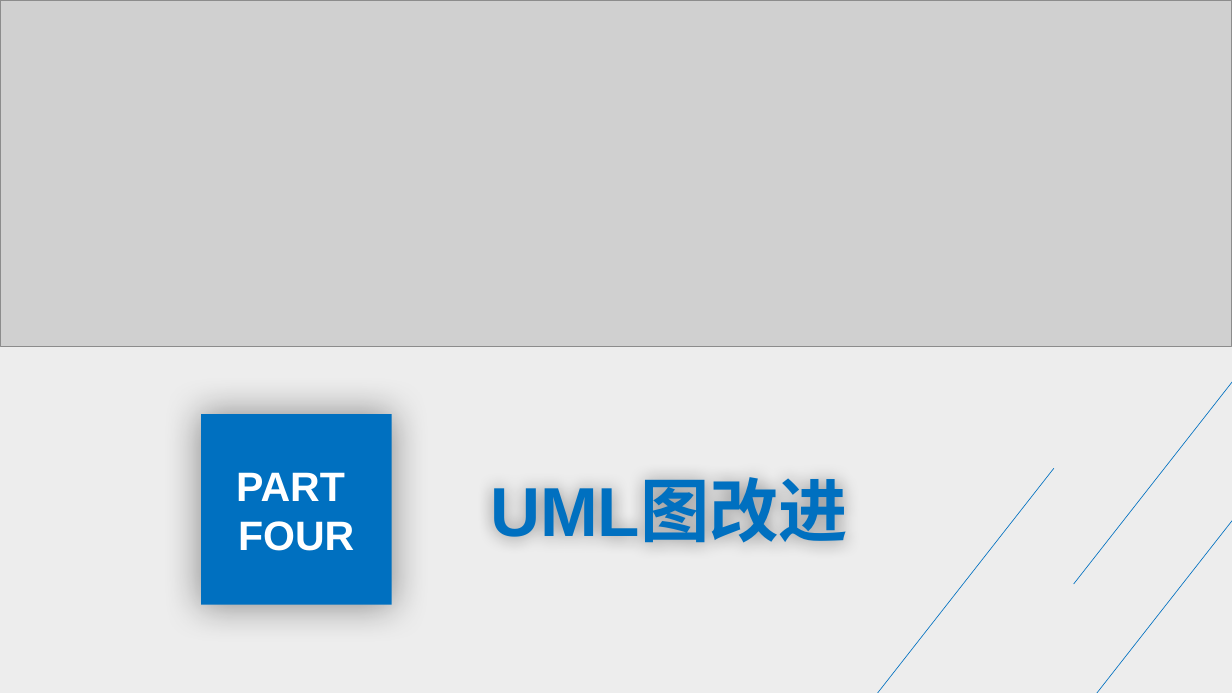
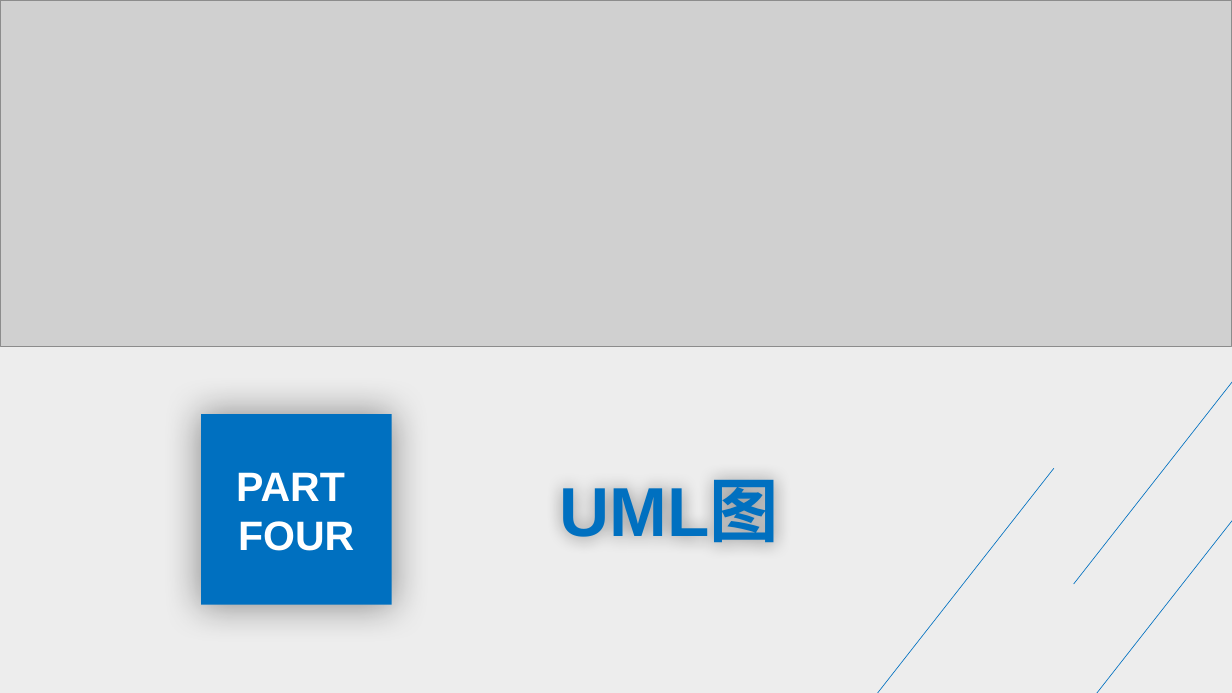
Before and after one commit to group21-sudo/practice_project, a slide deck: slide 17 of 座位检测预约系统_系统设计和数据库设计答辩.pptx (slide 15 before the commit). Drawn at 1232x693 pixels with LibreOffice and Linux fonts; fonts in the diff are those of the drawing; grey boxes stand for pictures. Boxes give left, top, right and bottom in pixels: in the first picture for what was removed or moved away, otherwise in the second. Text is boxed around its words. In the diff, an @@ line names an element or a change of style, - is before the commit and + after.

```diff
--- a/座位检测预约系统_系统设计和数据库设计答辩.pptx
+++ b/座位检测预约系统_系统设计和数据库设计答辩.pptx
@@ text at (x1=559, y1=481, x2=778, y2=549): text changed @@
-UML图改进
+UML图
```
Also in this commit, not shown: 9 other slides changed, 14 slides added, 8 slides removed, 1 other file.
